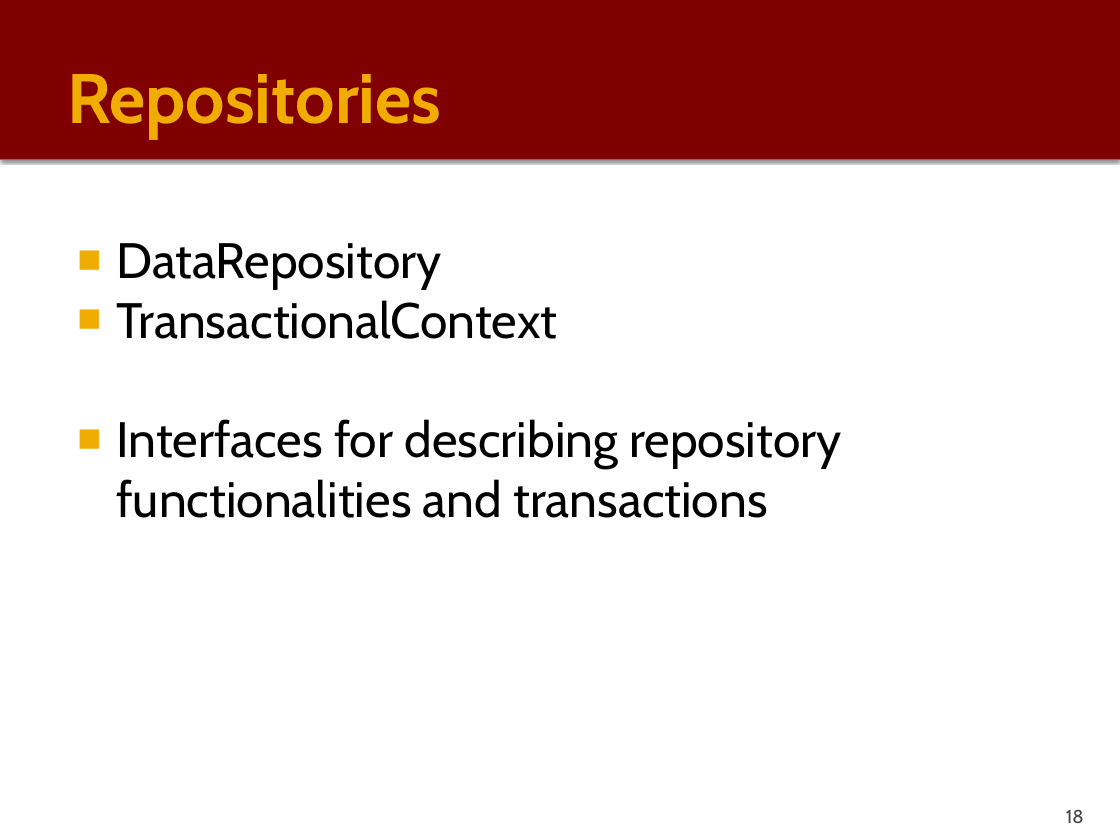
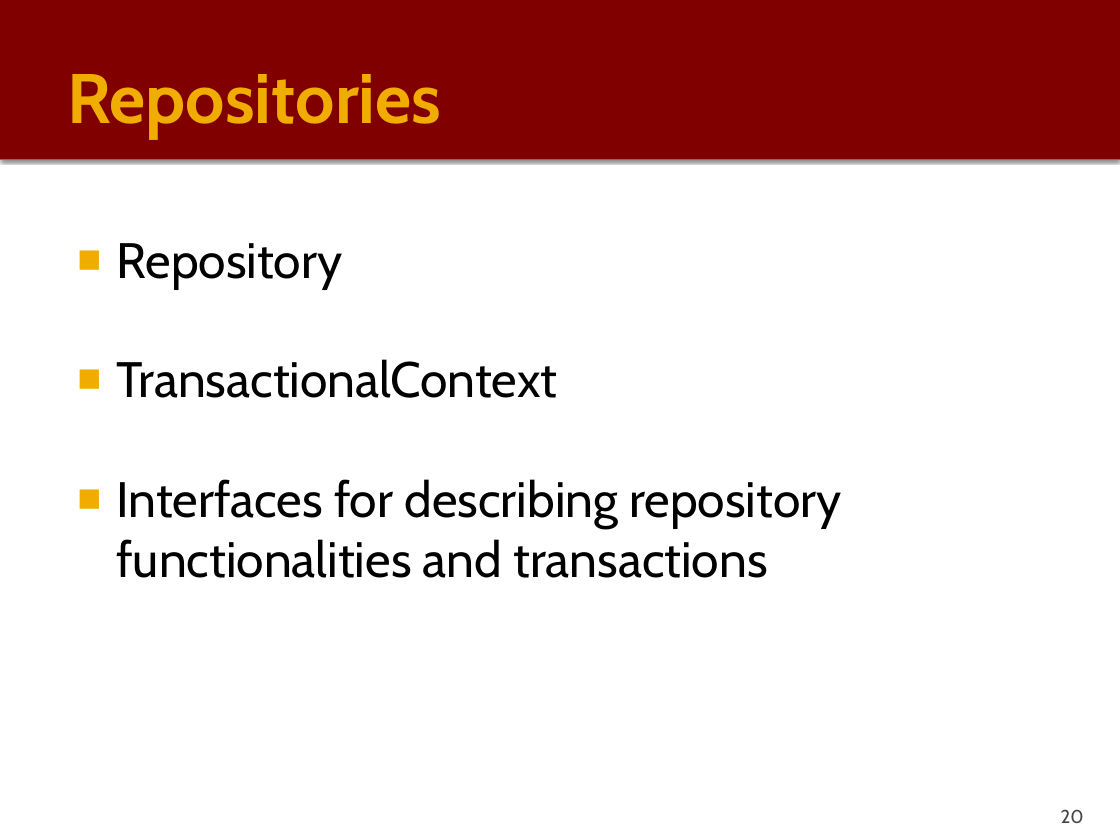
Before and after one commit to PauloGandraSousa/eapliframework, a slide deck: slide 20 of documentation/eapli.framework-Tech-Description.pptx (slide 18 before the commit). Drawn at 1120x840 pixels with LibreOffice and Linux fonts; fonts in the diff are those of the drawing. Boxes give left, top, right and bottom in pixels: in the first picture for what was removed or moved away, otherwise in the second. Text is boxed around its words. In the diff, an @@ line names an element or a change of style, - is before the commit and + after.

```diff
--- a/documentation/eapli.framework-Tech-Description.pptx
+++ b/documentation/eapli.framework-Tech-Description.pptx
@@ text at bbox=[116, 243, 342, 288]: text changed @@
-■ DataRepository
+■ Repository
@@ page number at bbox=[1061, 809, 1084, 823]: text changed @@
-18
+20
```
Also in this commit, not shown: 18 other slides changed, 33 slides added, 8 slides removed, 1 other file.
